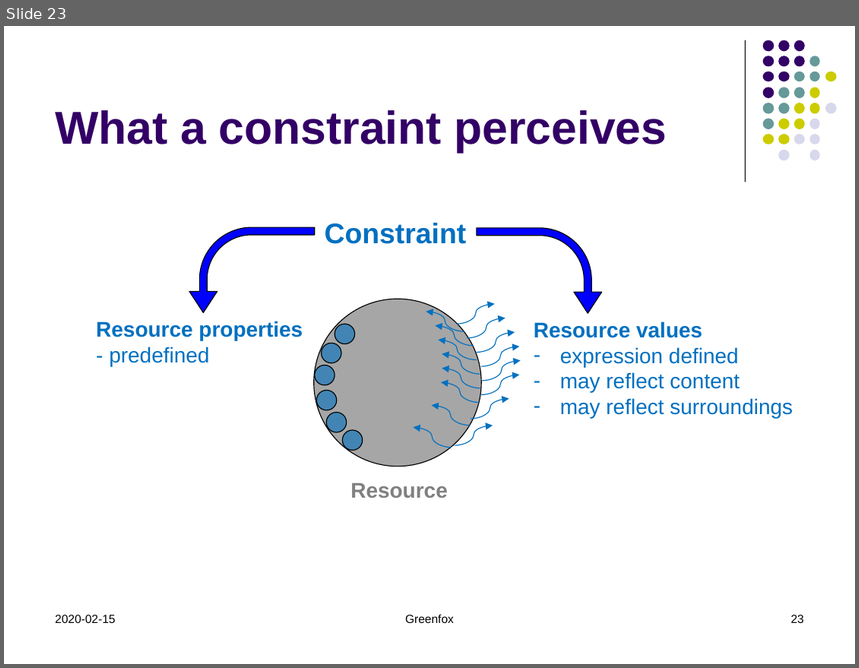
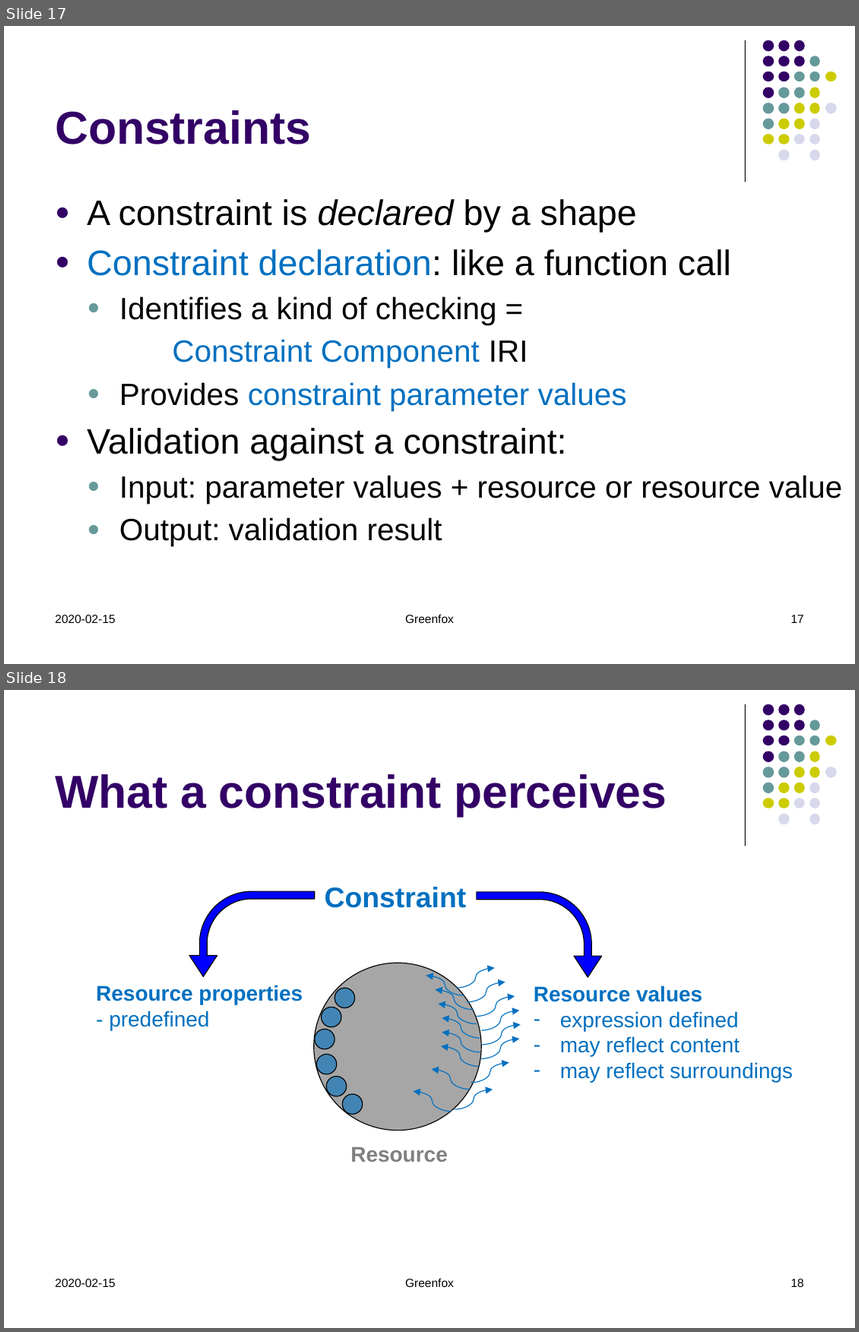
Before and after one commit to hrennau/greenfox, a slide deck: about/greenfox07.pptx. Shown one above the other, each under a label of ours: slide 23 before the commit, slides 17 and 18 after it. The pictures are 859x668 and 859x1332 pixels, drawn with LibreOffice and Linux fonts; fonts in the diff are those of the drawing. Boxes give left, top, right and bottom in pixels: in the first picture for what was removed or moved away, otherwise in the second. Text is boxed around its words. In the diff, an @@ line names an element or a change of style, - is before the commit and + after.

```diff
--- a/about/greenfox07.pptx
+++ b/about/greenfox07.pptx
@@ slide 17 added at box(4, 26, 855, 664), background #FFFFFF; not listed: 32 template elements that a slide beside it also shows @@
@@ title added at box(55, 110, 311, 145), 39 pt, text #330066, bold @@
+Constraints
@@ text added at box(87, 199, 843, 547), 26 pt, text #000000 @@
+● A constraint is declared by a shape
+● Constraint declaration: like a function call
+  ● Identifies a kind of checking =
+  Constraint Component IRI
+  ● Provides constraint parameter values
+● Validation against a constraint:
+  ● Input: parameter values + resource or resource value
+  ● Output: validation result
@@ text added at box(55, 615, 115, 623), 10 pt, text #000000 @@
+2020-02-15
@@ text added at box(405, 614, 454, 623), 10 pt, text #000000 @@
+Greenfox
@@ page number added at box(791, 615, 804, 623), 10 pt, text #000000 @@
+17
@@ what was slide 23 is now slide 18 @@
@@ page number at box(791, 1279, 804, 1287): text changed @@
-23
+18
```
Also in this commit, not shown: 7 slides changed, 4 other slides added, 1 other file.
